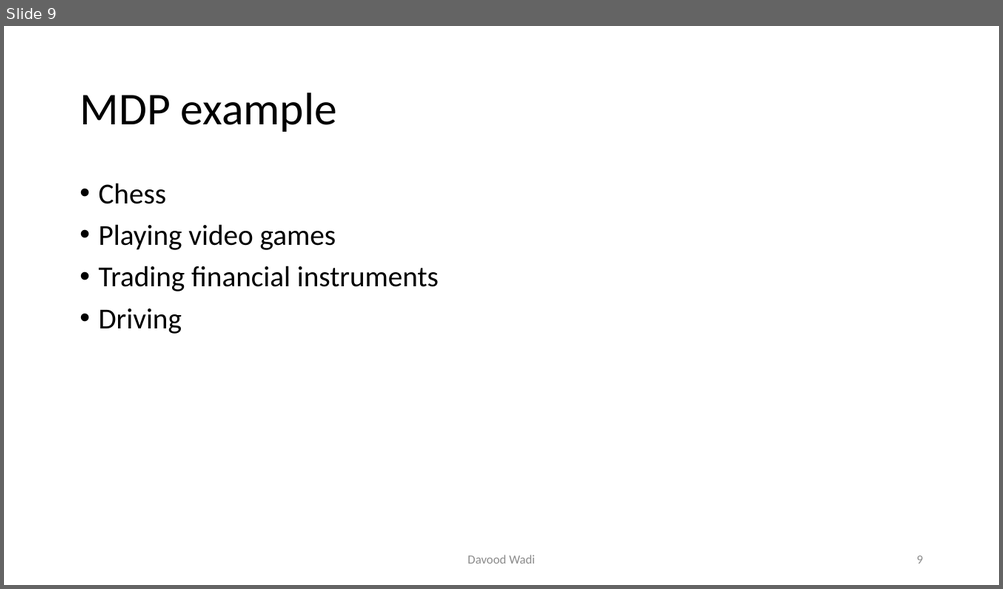
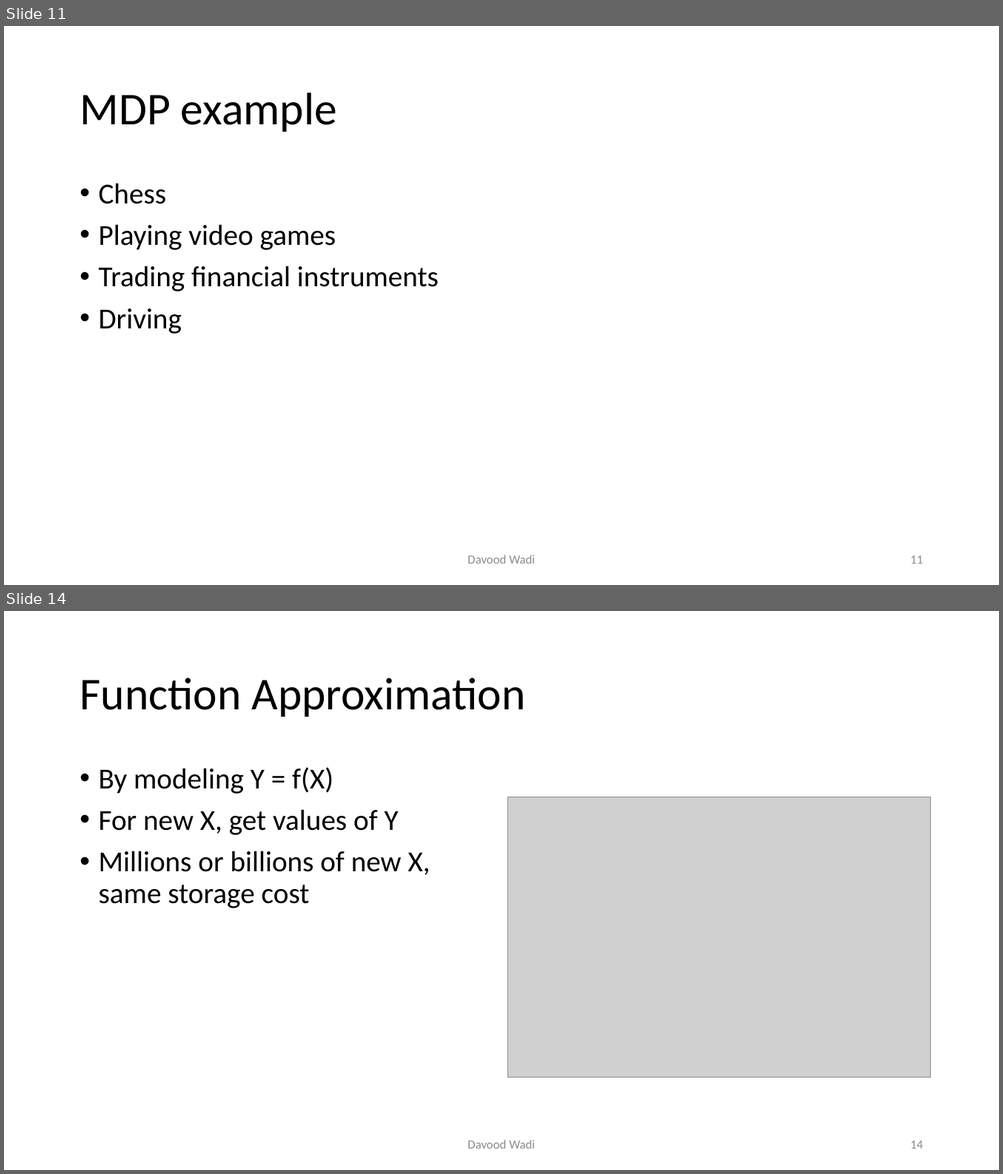
Before and after one commit to davoodwadi/davoodwadi.github.io, a slide deck: RL/RL1_slides.pptx. Shown one above the other, each under a label of ours: slide 9 before the commit, slides 11 and 14 after it; the slides between them are not shown. The pictures are 1003x589 and 1003x1174 pixels, drawn with LibreOffice and Linux fonts; fonts in the diff are those of the drawing; grey boxes stand for pictures; background and template pictures are left out. Boxes give left, top, right and bottom in pixels: in the first picture for what was removed or moved away, otherwise in the second. Text is boxed around its words. In the diff, an @@ line names an element or a change of style, - is before the commit and + after.

```diff
--- a/RL/RL1_slides.pptx
+++ b/RL/RL1_slides.pptx
@@ slide 14 added at (x1=4, y1=611, x2=999, y2=1170), background #FFFFFF @@
@@ title added at (x1=79, y1=678, x2=525, y2=717), 44 pt, text #000000 @@
+Function Approximation
@@ text added at (x1=99, y1=767, x2=430, y2=908), 28 pt, text #000000 @@
+• By modeling Y = f(X)
+• For new X, get values of Y
+• Millions or billions of new X, same storage cost
@@ picture added at (x1=508, y1=797, x2=930, y2=1077) @@
@@ text added at (x1=467, y1=1140, x2=535, y2=1149), 12 pt, text #8C8C8C @@
+Davood Wadi
@@ page number added at (x1=910, y1=1141, x2=922, y2=1149), 12 pt, text #8C8C8C @@
+14
@@ what was slide 9 is now slide 11 @@
@@ page number at (x1=910, y1=556, x2=922, y2=564): text changed @@
-9
+11
```
Also in this commit, not shown: 6 other slides added.
